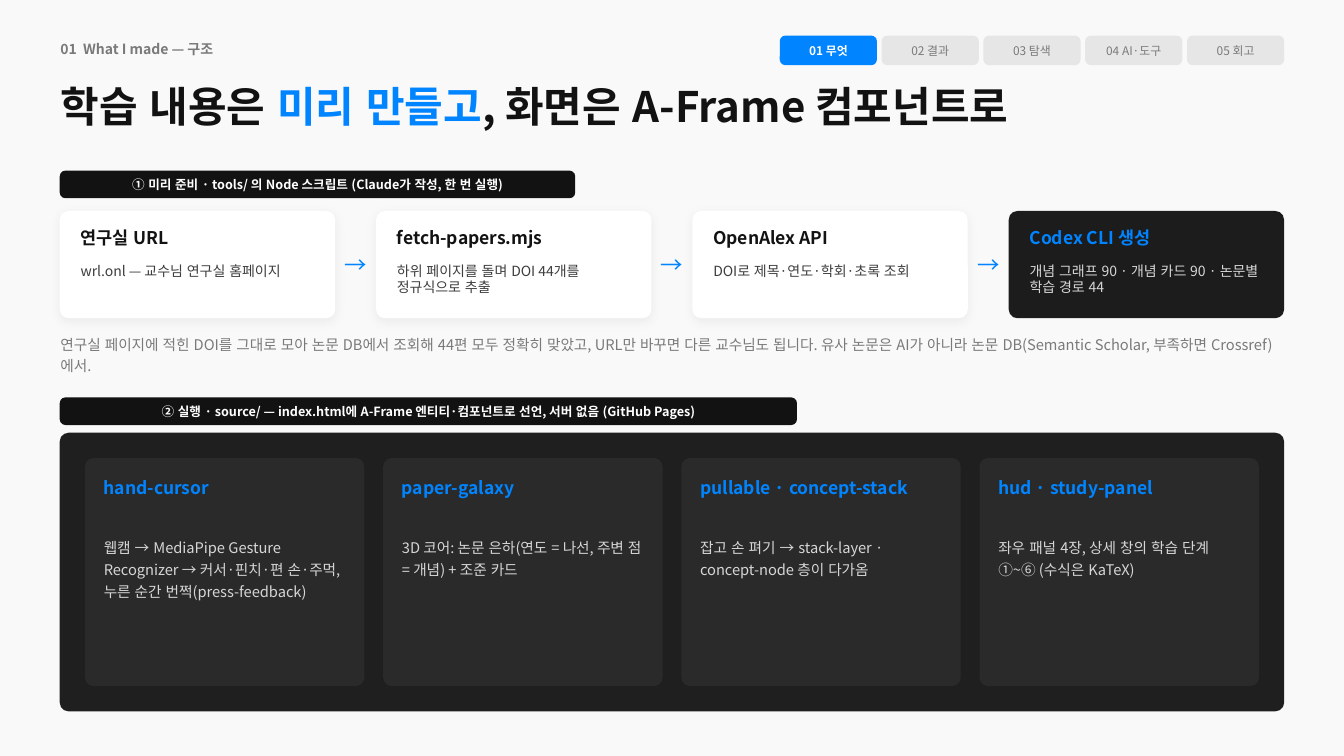
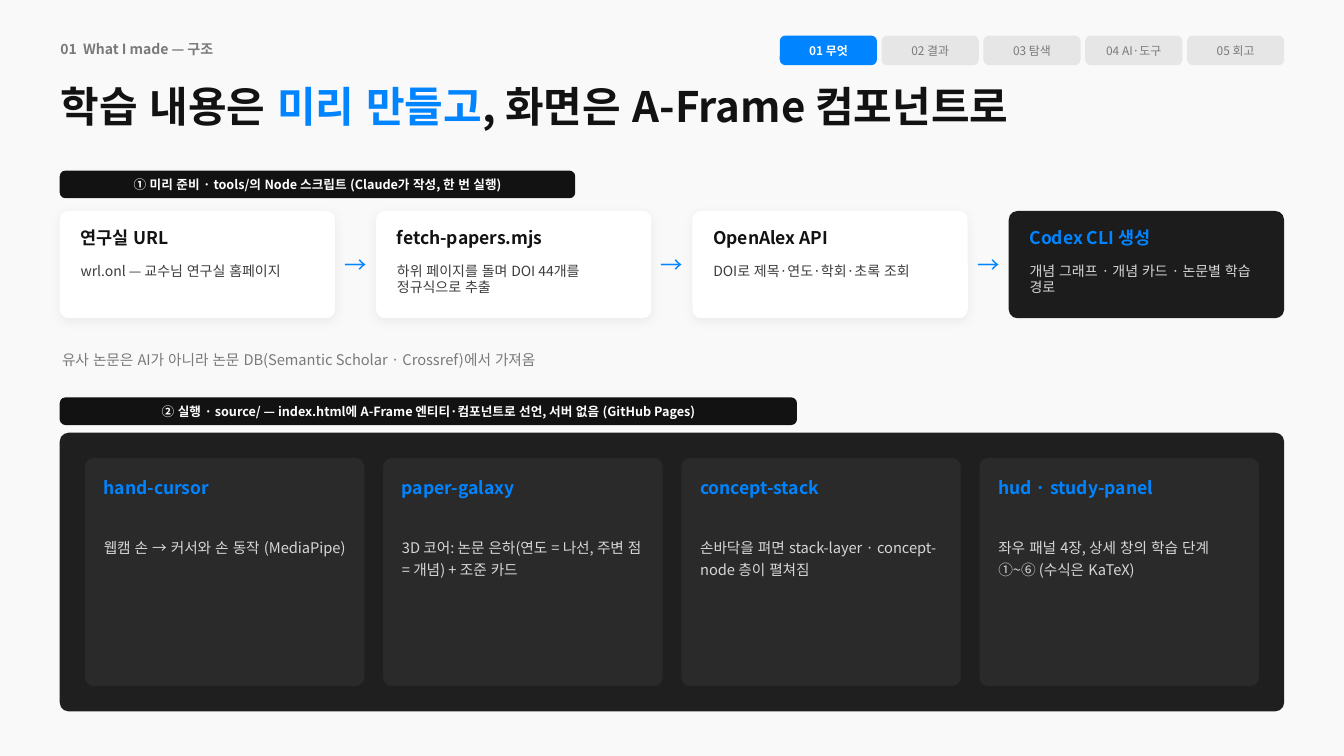
Before and after one commit to gunhyeok0803/Immersive_Interaction, a slide deck: slide 5 of presentation/slides.pptx. Drawn at 1344x756 pixels with LibreOffice and Linux fonts; fonts in the diff are those of the drawing. Boxes give left, top, right and bottom in pixels: in the first picture for what was removed or moved away, otherwise in the second. Text is boxed around its words. In the diff, an @@ line names an element or a change of style, - is before the commit and + after.

```diff
--- a/presentation/slides.pptx
+++ b/presentation/slides.pptx
@@ text at box(134, 178, 501, 192): spaces changed @@
-① 미리 준비 · tools/ 의 Node 스크립트 (Claude가 작성, 한 번 실행)
+① 미리 준비 · tools/의 Node 스크립트 (Claude가 작성, 한 번 실행)
@@ text at box(1030, 264, 1251, 293): text changed @@
-개념 그래프 90 · 개념 카드 90 · 논문별 학습 경로 44
+개념 그래프 · 개념 카드 · 논문별 학습 경로
@@ text at box(62, 353, 535, 368): text changed @@
-연구실 페이지에 적힌 DOI를 그대로 모아 논문 DB에서 조회해 44편 모두 정확히 맞았고, URL만 바꾸면 다른 교수님도 됩니다. 유사 논문은 AI가 아니라 논문 DB(Semantic Scholar, 부족하면 Crossref)에서.
+유사 논문은 AI가 아니라 논문 DB(Semantic Scholar · Crossref)에서 가져옴
@@ text at box(700, 480, 819, 498): text changed @@
-pullable · concept-stack
+concept-stack
@@ text at box(104, 541, 346, 557): text changed @@
-웹캠 → MediaPipe Gesture Recognizer → 커서·핀치·편 손·주먹, 누른 순간 번쩍(press-feedback)
+웹캠 손 → 커서와 손 동작 (MediaPipe)
@@ text at box(700, 541, 936, 576): text changed @@
-잡고 손 펴기 → stack-layer · concept-node 층이 다가옴
+손바닥을 펴면 stack-layer · concept-node 층이 펼쳐짐
```
Also in this commit, not shown: 21 other slides changed, 1 other file.
